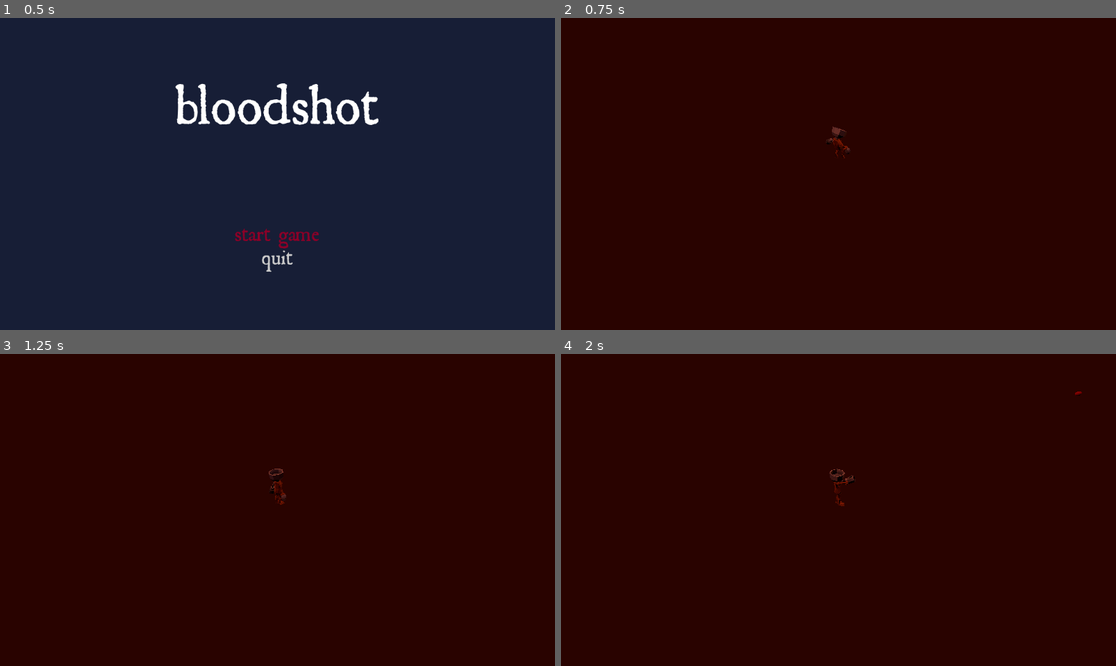
Above: before the commit, frames 1-4 (two rows, left to right).
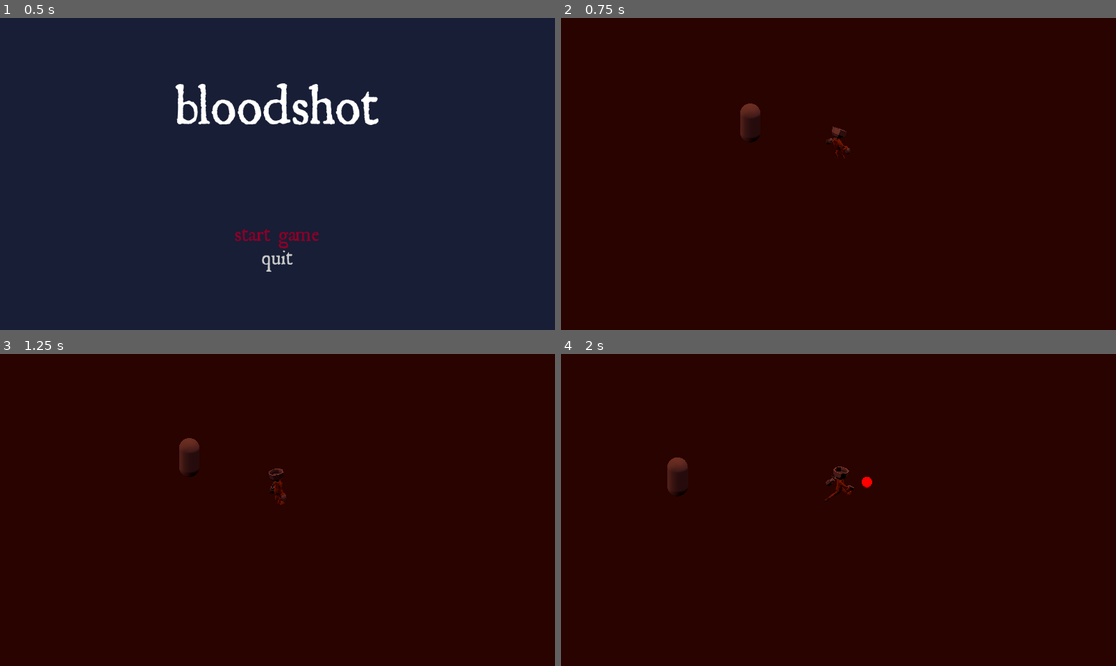
Above: after the commit, the same moments.

Repository: rbk6/bloodshot
Game: Godot game, scene res://scenes/game.tscn
Two runs of this game, one before a commit and one after it. Both use one fixed random seed, a clock stepped at 60 frames per second and the inputs below.
Inputs (mouse positions are in pixels of both pictures, inside the frame that each line leads up to):
- Up to frame 1 (0.5 s): no input
- Up to frame 2 (0.75 s): click "start game" at 0.5 s
- Up to frame 3 (1.25 s): no input
- Up to frame 4 (2 s): tap Enter at 1.25 s; move the mouse to (960, 494) at 1.27 s; press the mouse at (960, 494) at 1.28 s; hold D (move_right) from 1.28 s (still down); tap Space (jump) at 1.52 s

Frame 1 is identical in both runs. In frame 2, 0.2% of the frame differs, in the area x 32-51%, y 27-40%; in frame 3, 0.2%; in frame 4, 0.5%, in the area x 19-94%, y 12-49%.

Commit message:
projectile functionality, misc. animations

Diff:
--- a/project.godot
+++ b/project.godot
@@ -21,6 +21,12 @@
 [autoload]
 
 Global="*res://scripts/global.gd"
+
+[global_group]
+
+Player="The Player Character"
+Projectile="Blood."
+Enemy="eeeevil"
 
 [input]
 
--- a/scenes/characters/base_character.gd
+++ b/scenes/characters/base_character.gd
@@ -8,6 +8,10 @@
 @onready var anim_player = $CharacterModel/fella/AnimationPlayer
 @onready var camera_target = $CameraController/CameraTarget
 @onready var gun_barrel = $CharacterModel/DefaultWeapon/RayCast3D
+@onready var blood_anim = $CharacterModel/fella/Armature/Skeleton3D/Face/Face/MeshInstance3D/AnimationPlayer
+
+func _ready() -> void:
+	add_to_group("Player",true)
 
 func _physics_process(delta: float) -> void:
 	if not is_on_floor():
@@ -19,6 +23,12 @@
 	update_state()
 	update_animation()
 	move_and_slide()
+
+	if Global.bullet_transition > 0:
+		Global.has_bullet = true
+		blood_anim.play("get_blood")
+		Global.bullet_transition = 0
+		return
 
 func handle_input(delta: float) -> void:
 	# handle directional input
@@ -40,7 +50,7 @@
 		velocity.x = move_toward(velocity.x, 0, Global.SPEED)
 		velocity.z = move_toward(velocity.z, 0, Global.SPEED)
 
-	if Input.is_action_just_pressed("shoot"):
+	if Input.is_action_just_pressed("shoot") and Global.has_bullet:
 		shoot(delta)
 
 func update_state() -> void:
@@ -48,9 +58,10 @@
 		Global.player_state = Global.PlayerState.DEATH
 		return
 
-	if Input.is_action_pressed("shoot"):
+	if Input.is_action_just_pressed("shoot"):
 		Global.player_state = Global.PlayerState.SHOOTING
-		return
+		anim_player.play_section("Shoot",0.12)
+		await get_tree().create_timer(1).timeout
 
 	if not is_on_floor():
 		if velocity.y > 0:
@@ -82,6 +93,8 @@
 		push_warning("animation not found: " + anim_attr.anim_name)
 
 func shoot(_delta: float) -> void:
+	Global.has_bullet = false
+	blood_anim.play("use_blood")
 	instance = bullet.instantiate()
 	instance.position = gun_barrel.global_position
 	instance.transform.basis = gun_barrel.global_transform.basis
--- /dev/null
+++ b/scenes/characters/enemy_test.tscn
@@ -0,0 +1,13 @@
+[gd_scene load_steps=3 format=3 uid="uid://bcowmlb0w3cgr"]
+
+[sub_resource type="CapsuleMesh" id="CapsuleMesh_53fft"]
+
+[sub_resource type="CapsuleShape3D" id="CapsuleShape3D_5fwnf"]
+
+[node name="Node3D" type="CharacterBody3D" groups=["Enemy"]]
+
+[node name="MeshInstance3D" type="MeshInstance3D" parent="."]
+mesh = SubResource("CapsuleMesh_53fft")
+
+[node name="CollisionShape3D" type="CollisionShape3D" parent="."]
+shape = SubResource("CapsuleShape3D_5fwnf")
--- a/scenes/characters/fella.tscn
+++ b/scenes/characters/fella.tscn
@@ -1,9 +1,106 @@
-[gd_scene load_steps=3 format=3 uid="uid://bl33mwhonia12"]
+[gd_scene load_steps=9 format=3 uid="uid://bl33mwhonia12"]
 
 [ext_resource type="PackedScene" uid="uid://wu01ona5vmkh" path="res://scenes/characters/character.tscn" id="1_aja0k"]
 [ext_resource type="PackedScene" uid="uid://bo6hujl2q15vy" path="res://assets/models/characters/fella.glb" id="2_lrdjc"]
 
-[node name="BaseCharacter" instance=ExtResource("1_aja0k")]
+[sub_resource type="StandardMaterial3D" id="StandardMaterial3D_lrdjc"]
+blend_mode = 3
+albedo_color = Color(0.81502, 3.58574e-06, 7.70092e-07, 1)
+metallic = 0.89
+refraction_scale = -0.96
+
+[sub_resource type="SphereMesh" id="SphereMesh_lrdjc"]
+material = SubResource("StandardMaterial3D_lrdjc")
+
+[sub_resource type="Animation" id="Animation_dujlg"]
+length = 0.001
+tracks/0/type = "value"
+tracks/0/imported = false
+tracks/0/enabled = true
+tracks/0/path = NodePath(".:position")
+tracks/0/interp = 1
+tracks/0/loop_wrap = true
+tracks/0/keys = {
+"times": PackedFloat32Array(0),
+"transitions": PackedFloat32Array(1),
+"update": 0,
+"values": [Vector3(0, -0.0707296, 0)]
+}
+tracks/1/type = "value"
+tracks/1/imported = false
+tracks/1/enabled = true
+tracks/1/path = NodePath(".:scale")
+tracks/1/interp = 1
+tracks/1/loop_wrap = true
+tracks/1/keys = {
+"times": PackedFloat32Array(0),
+"transitions": PackedFloat32Array(1),
+"update": 0,
+"values": [Vector3(0.238069, 0.0238069, 0.238069)]
+}
+
+[sub_resource type="Animation" id="Animation_lrdjc"]
+resource_name = "get_blood"
+tracks/0/type = "value"
+tracks/0/imported = false
+tracks/0/enabled = true
+tracks/0/path = NodePath(".:position")
+tracks/0/interp = 1
+tracks/0/loop_wrap = true
+tracks/0/keys = {
+"times": PackedFloat32Array(0, 0.5),
+"transitions": PackedFloat32Array(0.164939, 1),
+"update": 0,
+"values": [Vector3(0, -0.0707296, 0), Vector3(0, 0.186464, 0)]
+}
+tracks/1/type = "value"
+tracks/1/imported = false
+tracks/1/enabled = true
+tracks/1/path = NodePath(".:scale")
+tracks/1/interp = 1
+tracks/1/loop_wrap = true
+tracks/1/keys = {
+"times": PackedFloat32Array(0, 0.5),
+"transitions": PackedFloat32Array(0.125, 1),
+"update": 0,
+"values": [Vector3(0.238069, 0.0238069, 0.238069), Vector3(0.437139, 0.0437139, 0.437139)]
+}
+
+[sub_resource type="Animation" id="Animation_3rnsc"]
+resource_name = "use_blood"
+tracks/0/type = "value"
+tracks/0/imported = false
+tracks/0/enabled = true
+tracks/0/path = NodePath(".:position")
+tracks/0/interp = 1
+tracks/0/loop_wrap = true
+tracks/0/keys = {
+"times": PackedFloat32Array(0, 0.133333),
+"transitions": PackedFloat32Array(1.46409, 1),
+"update": 0,
+"values": [Vector3(0, 0.186464, 0), Vector3(0, -0.0707296, 0)]
+}
+tracks/1/type = "value"
+tracks/1/imported = false
+tracks/1/enabled = true
+tracks/1/path = NodePath(".:scale")
+tracks/1/interp = 1
+tracks/1/loop_wrap = true
+tracks/1/keys = {
+"times": PackedFloat32Array(0, 0.133333),
+"transitions": PackedFloat32Array(4.28709, 1),
+"update": 0,
+"values": [Vector3(0.437139, 0.0437139, 0.437139), Vector3(0.238069, 0.0238069, 0.238069)]
+}
+
+[sub_resource type="AnimationLibrary" id="AnimationLibrary_64sfj"]
+_data = {
+&"RESET": SubResource("Animation_dujlg"),
+&"get_blood": SubResource("Animation_lrdjc"),
+&"use_blood": SubResource("Animation_3rnsc")
+}
+
+[node name="BaseCharacter" groups=["Player"] instance=ExtResource("1_aja0k")]
 
 [node name="DefaultWeapon" parent="CharacterModel" index="0"]
 transform = Transform3D(0.5, 0, 0, 0, 0.5, 0, 0, 0, 0.5, -0.224543, 0.958893, -0.489095)
@@ -45,20 +142,29 @@
 [node name="Face" parent="CharacterModel/fella/Armature/Skeleton3D" index="0"]
 transform = Transform3D(1, 0, 0, 0, 1, 0, 0, 0, 1, 1.95134e-09, 0.993875, 3.5479e-10)
 
+[node name="MeshInstance3D" type="MeshInstance3D" parent="CharacterModel/fella/Armature/Skeleton3D/Face/Face" index="0"]
+transform = Transform3D(0.238069, 0, -3.86967e-15, 0, 0.0238069, 0, 3.86967e-15, 0, 0.238069, 0, -0.0707296, 0)
+mesh = SubResource("SphereMesh_lrdjc")
+
+[node name="AnimationPlayer" type="AnimationPlayer" parent="CharacterModel/fella/Armature/Skeleton3D/Face/Face/MeshInstance3D" index="0"]
+libraries = {
+&"": SubResource("AnimationLibrary_64sfj")
+}
+
 [node name="L Arm D_2" parent="CharacterModel/fella/Armature/Skeleton3D" index="1"]
-transform = Transform3D(0.0301296, -0.0814957, -0.135073, 0.0334433, 0.178228, -0.0568152, 0.154047, -0.0227534, 0.0387529, 0.216382, 0.572138, -0.00737602)
+transform = Transform3D(0.0301296, -0.0814957, -0.135073, 0.033443, 0.178228, -0.0568153, 0.154047, -0.0227531, 0.0387527, 0.216382, 0.572138, -0.00737636)
 
 [node name="L Arm U_2" parent="CharacterModel/fella/Armature/Skeleton3D" index="2"]
-transform = Transform3D(0.00319335, -0.0315088, -0.0298144, -0.00391496, 0.0834555, -0.0114992, 0.0325429, 0.0131317, 0.00154224, 0.158627, 0.706703, -0.0116277)
+transform = Transform3D(0.00319335, -0.0315088, -0.0298144, -0.003915, 0.0834555, -0.0114992, 0.0325429, 0.0131318, 0.00154222, 0.158627, 0.706703, -0.0116278)
 
 [node name="L Shoulder" parent="CharacterModel/fella/Armature/Skeleton3D" index="3"]
-transform = Transform3D(0.00795709, -0.0119321, -0.0368549, -0.0158926, 0.0333068, -0.0142146, 0.0353283, 0.0176707, 0.00190643, 0.119256, 0.81017, -0.00128036)
+transform = Transform3D(0.00795709, -0.0119321, -0.0368549, -0.0158926, 0.0333068, -0.0142146, 0.0353283, 0.0176708, 0.00190641, 0.119256, 0.81017, -0.00128038)
 
 [node name="Cannon D" parent="CharacterModel/fella/Armature/Skeleton3D" index="4"]
-transform = Transform3D(0.0818477, -0.0235491, -0.00660776, 0.0250684, 0.0779934, 0.0151929, 0.00181899, -0.0152433, 0.0879436, 0.302109, 0.394421, 0.0315168)
+transform = Transform3D(0.0818477, -0.0235492, -0.00660776, 0.0250684, 0.0779934, 0.0151929, 0.00181898, -0.0152434, 0.0879436, 0.302109, 0.394421, 0.0315169)
 
 [node name="Cannon U" parent="CharacterModel/fella/Armature/Skeleton3D" index="5"]
-transform = Transform3D(0.0585666, -0.0265515, -0.00462681, 0.0196537, 0.07993, 0.0106382, 0.00100516, -0.0158035, 0.0615789, 0.251917, 0.497389, 0.00995706)
+transform = Transform3D(0.0585666, -0.0265516, -0.00462681, 0.0196537, 0.07993, 0.0106382, 0.00100515, -0.0158035, 0.0615789, 0.251917, 0.497389, 0.00995707)
 
 [node name="Face" parent="CharacterModel" index="2"]
 visible = false
--- a/scenes/entities/bullet.gd
+++ b/scenes/entities/bullet.gd
@@ -1,19 +1,43 @@
-extends Node3D
+extends CharacterBody3D
 
-const SPEED = 50.0
+const SPEED = 30.0
 
 @onready var mesh = $MeshInstance3D
+@onready var hitbox = $Area3D
+@onready var anim_player = $MeshInstance3D/AnimationPlayer
 @onready var ray = $RayCast3D
 
+var is_bouncing_multiplier = 0.5
+var is_detecting: bool = false
+
 func _ready() -> void:
-	pass
+	anim_player.play("ball")
 
 func _process(delta: float) -> void:
-	position += transform.basis * Vector3(0, 0, -SPEED) * delta
-	if ray.is_colliding():
-		mesh.visible = false
-		await get_tree().create_timer(1.0).timeout
-		queue_free()
+	if not is_on_floor():
+		move_and_slide()
+		position += (transform.basis * Vector3(0, 0, -SPEED) * delta) * is_bouncing_multiplier
+		await get_tree().create_timer(0.05).timeout
+		is_detecting = true
+		await get_tree().create_timer(0.2).timeout
+		velocity += get_gravity() * delta
+	else:
+		anim_player.play("puddle",0.1,1)
+		set_collision_mask_value(1,0)
+		await get_tree().create_timer(5).timeout
+		anim_player.pause()
 
 func _on_timer_timeout():
+	Global.bullet_transition = 1
 	queue_free()
+
+func _on_area_3d_body_entered(body: Node3D) -> void:
+	if is_detecting:
+		if body.is_in_group("Player"):
+			Global.bullet_transition = 1
+			queue_free()
+		elif body.is_in_group("Enemy"):
+			is_bouncing_multiplier = 0.0
+			velocity.x = randf_range(-5,5)
+			velocity.y = 10
+			velocity.z = randf_range(-5,5)
--- a/scenes/entities/bullet.tscn
+++ b/scenes/entities/bullet.tscn
@@ -1,27 +1,152 @@
-[gd_scene load_steps=4 format=3 uid="uid://cullhjclf33ii"]
+[gd_scene load_steps=10 format=3 uid="uid://cullhjclf33ii"]
 
 [ext_resource type="Script" uid="uid://dr1vjiswhtro8" path="res://scenes/entities/bullet.gd" id="1_ma0cl"]
 
 [sub_resource type="StandardMaterial3D" id="StandardMaterial3D_gcv5w"]
 albedo_color = Color(0.739789, 1.93726e-06, 9.62615e-07, 1)
+metallic_specular = 0.0
+roughness = 0.0
+emission_enabled = true
+emission = Color(0.365403, 3.66997e-07, 2.64719e-07, 1)
+emission_energy_multiplier = 9.14
 
 [sub_resource type="SphereMesh" id="SphereMesh_wv221"]
 material = SubResource("StandardMaterial3D_gcv5w")
 
-[node name="Bullet" type="Node3D"]
+[sub_resource type="Animation" id="Animation_o0hai"]
+resource_name = "puddle"
+length = 5.0
+tracks/0/type = "value"
+tracks/0/imported = false
+tracks/0/enabled = true
+tracks/0/path = NodePath(".:scale")
+tracks/0/interp = 1
+tracks/0/loop_wrap = true
+tracks/0/keys = {
+"times": PackedFloat32Array(0, 5),
+"transitions": PackedFloat32Array(1, 1),
+"update": 0,
+"values": [Vector3(1.5, 0.075, 1.5), Vector3(4, 0.2, 4)]
+}
+tracks/1/type = "value"
+tracks/1/imported = false
+tracks/1/enabled = true
+tracks/1/path = NodePath(".:position")
+tracks/1/interp = 1
+tracks/1/loop_wrap = true
+tracks/1/keys = {
+"times": PackedFloat32Array(0.00666668),
+"transitions": PackedFloat32Array(1),
+"update": 0,
+"values": [Vector3(-0.00330758, -0.478521, -0.00681281)]
+}
+
+[sub_resource type="Animation" id="Animation_84hgj"]
+length = 0.001
+tracks/0/type = "value"
+tracks/0/imported = false
+tracks/0/enabled = true
+tracks/0/path = NodePath(".:scale")
+tracks/0/interp = 1
+tracks/0/loop_wrap = true
+tracks/0/keys = {
+"times": PackedFloat32Array(0),
+"transitions": PackedFloat32Array(1),
+"update": 0,
+"values": [Vector3(1, 1, 1)]
+}
+tracks/1/type = "value"
+tracks/1/imported = false
+tracks/1/enabled = true
+tracks/1/path = NodePath(".:position")
+tracks/1/interp = 1
+tracks/1/loop_wrap = true
+tracks/1/keys = {
+"times": PackedFloat32Array(0),
+"transitions": PackedFloat32Array(1),
+"update": 0,
+"values": [Vector3(-0.00330758, 0, -0.00681281)]
+}
+
+[sub_resource type="Animation" id="Animation_62288"]
+resource_name = "ball"
+tracks/0/type = "value"
+tracks/0/imported = false
+tracks/0/enabled = true
+tracks/0/path = NodePath(".:scale")
+tracks/0/interp = 1
+tracks/0/loop_wrap = true
+tracks/0/keys = {
+"times": PackedFloat32Array(0),
+"transitions": PackedFloat32Array(1),
+"update": 0,
+"values": [Vector3(1, 1, 1)]
+}
+tracks/1/type = "value"
+tracks/1/imported = false
+tracks/1/enabled = true
+tracks/1/path = NodePath(".:position")
+tracks/1/interp = 1
+tracks/1/loop_wrap = true
+tracks/1/keys = {
+"times": PackedFloat32Array(0),
+"transitions": PackedFloat32Array(1),
+"update": 0,
+"values": [Vector3(0, 0, 0)]
+}
+
+[sub_resource type="AnimationLibrary" id="AnimationLibrary_62288"]
+_data = {
+&"RESET": SubResource("Animation_84hgj"),
+&"ball": SubResource("Animation_62288"),
+&"puddle": SubResource("Animation_o0hai")
+}
+
+[sub_resource type="SphereShape3D" id="SphereShape3D_o0hai"]
+radius = 0.221648
+
+[sub_resource type="SphereShape3D" id="SphereShape3D_84hgj"]
+
+[node name="Bullet" type="CharacterBody3D" groups=["Projectile"]]
+collision_layer = 0
+floor_stop_on_slope = false
 script = ExtResource("1_ma0cl")
 
 [node name="MeshInstance3D" type="MeshInstance3D" parent="."]
-transform = Transform3D(0.4, 0, 0, 0, 0.4, 0, 0, 0, 0.8, 0, 0.2, 0)
+transform = Transform3D(1, 0, 0, 0, 1, 0, 0, 0, 1, -0.00330758, 0, -0.00681281)
 mesh = SubResource("SphereMesh_wv221")
 
-[node name="RayCast3D" type="RayCast3D" parent="."]
-transform = Transform3D(1, 0, 0, 0, 1, 0, 0, 0, 1, 0, 0.126807, 0.330023)
-target_position = Vector3(0, 0, -1)
+[node name="AnimationPlayer" type="AnimationPlayer" parent="MeshInstance3D"]
+libraries = {
+&"": SubResource("AnimationLibrary_62288")
+}
 
 [node name="Timer" type="Timer" parent="."]
-wait_time = 3.0
+wait_time = 11.821
 one_shot = true
 autostart = true
 
+[node name="Area3D" type="Area3D" parent="."]
+transform = Transform3D(2.76663, 0, 0, 0, 2.76663, 0, 0, 0, 2.76663, 0, 0.0016253, 0)
+collision_layer = 0
+
+[node name="CollisionShape3D" type="CollisionShape3D" parent="Area3D"]
+transform = Transform3D(1, 0, 0, 0, 1, 0, 0, 0, 1, 5.30481e-06, 0.00487071, -0.00119174)
+shape = SubResource("SphereShape3D_o0hai")
+debug_color = Color(0.885225, 0.000304379, 0.808341, 0.42)
+
+[node name="SpotLight3D" type="SpotLight3D" parent="."]
+transform = Transform3D(1, 0, 0, 0, -4.37114e-08, 1, 0, -1, -4.37114e-08, 0, 2.08015, 0)
+light_color = Color(0.705763, 0.00111366, 0.000609528, 1)
+light_energy = 8.46
+spot_range = 13.9357
+spot_attenuation = 0.0
+spot_angle = 7.88676
+
+[node name="CollisionShape3D" type="CollisionShape3D" parent="."]
+shape = SubResource("SphereShape3D_84hgj")
+
+[node name="RayCast3D" type="RayCast3D" parent="."]
+
 [connection signal="timeout" from="Timer" to="." method="_on_timer_timeout"]
+[connection signal="body_entered" from="Area3D" to="." method="_on_area_3d_body_entered"]
--- a/scenes/game.tscn
+++ b/scenes/game.tscn
@@ -2,7 +2,7 @@
 
 [ext_resource type="Script" uid="uid://baqpwwr3b12p3" path="res://scenes/game.gd" id="1_uwrxv"]
 [ext_resource type="PackedScene" uid="uid://bm565v7qsy15v" path="res://scenes/ui/ui.tscn" id="2_yqjtg"]
-[ext_resource type="AudioStream" uid="uid://cq0c0cmq31x87" path="res://assets/audio/music/title loop.mp3" id="3_lnu2h"]
+[ext_resource type="AudioStream" uid="uid://cq0c0cmq31x87" path="res://assets/Audio/Music/title loop.mp3" id="3_lnu2h"]
 
 [node name="Game" type="Control"]
 layout_mode = 3
--- a/scenes/stages/operating_room.tscn
+++ b/scenes/stages/operating_room.tscn
@@ -1,6 +1,7 @@
-[gd_scene load_steps=6 format=3 uid="uid://bjcilyx3cby2v"]
+[gd_scene load_steps=7 format=3 uid="uid://bjcilyx3cby2v"]
 
 [ext_resource type="PackedScene" uid="uid://bl33mwhonia12" path="res://scenes/characters/fella.tscn" id="1_slcna"]
+[ext_resource type="PackedScene" uid="uid://bcowmlb0w3cgr" path="res://scenes/characters/enemy_test.tscn" id="2_wa0ju"]
 
 [sub_resource type="StandardMaterial3D" id="StandardMaterial3D_slcna"]
 albedo_color = Color(0.200069, 0, 0.0181717, 1)
@@ -39,5 +40,8 @@
 size = Vector3(50, 0.1, 50)
 material = SubResource("StandardMaterial3D_slcna")
 
+[node name="Node3D" parent="Map" instance=ExtResource("2_wa0ju")]
+transform = Transform3D(1, 0, 0, 0, 1, 0, 0, 0, 1, -5, 1, 1)
+
 [node name="WorldEnvironment" type="WorldEnvironment" parent="."]
 environment = SubResource("Environment_6s5ho")
--- a/scripts/global.gd
+++ b/scripts/global.gd
@@ -40,7 +40,7 @@
 	PlayerState.JUMP_IDLE_UP: {"anim_name": "Jump Up Idle", "blend_time": 2, "speed": 0.7},
 	PlayerState.JUMP_LAND: {"anim_name": "Jump Land", "blend_time": 0, "speed": 1.0},
 	PlayerState.FALLING: {"anim_name": "Fall Idle", "blend_time": 0.2, "speed": 1.0},
-	PlayerState.SHOOTING: {"anim_name": "Shoot", "blend_time": 0.3, "speed": 1.0},
+	PlayerState.SHOOTING: {"anim_name": "Shoot", "blend_time": 0, "speed": 1.0},
 	PlayerState.HURT: {"anim_name": "Hurt", "blend_time": 0.2, "speed": 1.0},
 	PlayerState.DEATH: {"anim_name": "Death", "blend_time": 0.5, "speed": 1.0}
 }
@@ -49,6 +49,11 @@
 # -----
 var player_health = 3
 var player_state = PlayerState.IDLE
+var has_bullet: bool = true
+
+# MISC
+# -----
+var bullet_transition = 0
 
 # RENDERING
 # ---------
Not shown, changed: assets/Audio/Music/level 1.mp3.import
Not shown, changed: assets/Audio/Music/title loop.mp3.import
